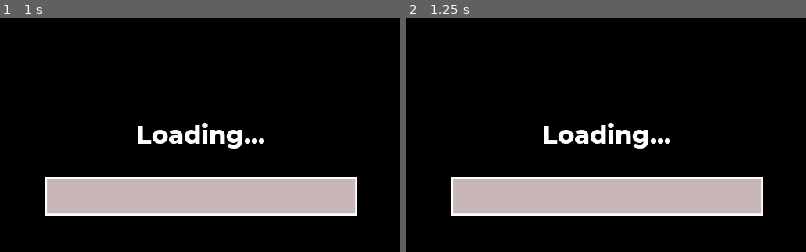
Above: before the commit, frames 1-2 (left to right).
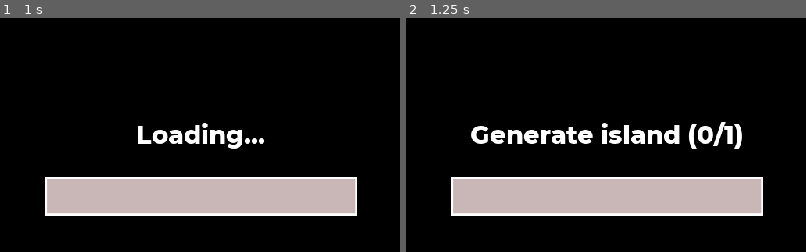
Above: after the commit, the same moments.

Repository: renosyah/fox-island
Game: Godot game, scene res://gameplay/mp/client/battle.tscn
Two runs of this game, one before a commit and one after it. Both use one fixed random seed, a clock stepped at 60 frames per second and the inputs below. This scene is started directly instead of the project's main scene. Sound files missing from this copy of the repository are replaced by a short silence.
Inputs (mouse positions are % of the whole screen's width and height, from its top left):
- Up to frame 1 (1 s): tap Enter at 0.5 s; move the mouse to (72, 45) at 0.52 s; hold Right (ui_right) from 0.53 s (still down); click (72, 45) at 0.67 s
- Up to frame 2 (1.25 s): keep holding Right (ui_right)
The pictures show only the part of the screen within x 25-75%, y 18-68%; the shares and areas given below are measured in that part.

Frame 1 is identical in both runs. In frame 2, 2.9% of the frame differs, in the area x 16-84%, y 44-56%.

Commit message:
just freeze unit if below -25

Diff:
--- a/entity/BaseEntity.gd
+++ b/entity/BaseEntity.gd
@@ -64,6 +64,11 @@
 
 # Called every frame. 'delta' is the elapsed time since the previous frame.
 func _physics_process(delta :float) -> void:
+	# fall below map
+	# stop fall
+	if translation.y < -25.0:
+		return
+
 	moving(delta)
 
 	if not _is_network_running():
@@ -78,13 +83,7 @@
 	pass
 
 func moving(_delta :float) -> void:
-
-	# fall below map
-	if translation.y < -25.0:
-		emit_signal("on_dead", self, hit_by_player)
-		set_physics_process(false)
-		queue_free()
-		return
+	pass
 
 func puppet_moving(_delta :float) -> void:
 	pass
